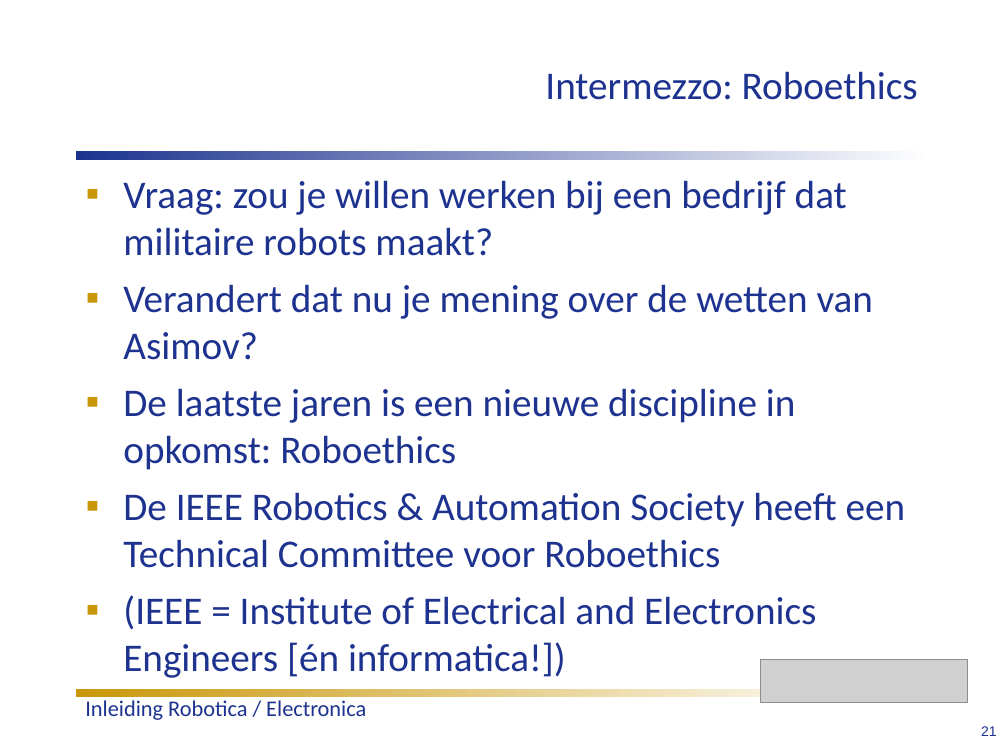
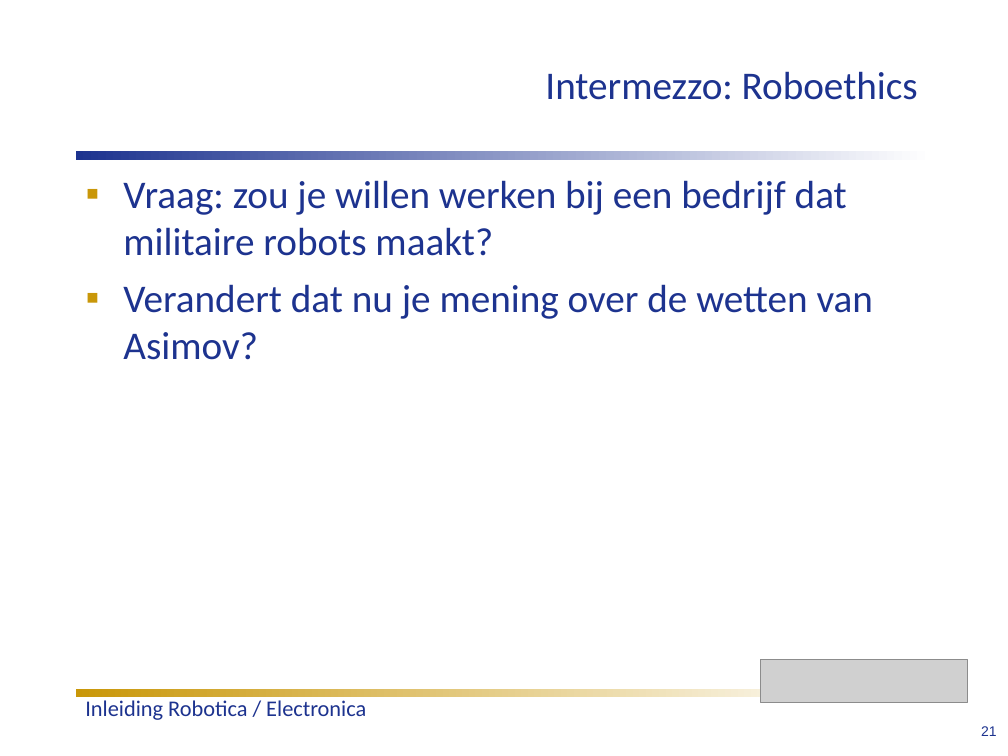
Before and after one commit to humiq/Greendevelopment, a slide deck: slide 7 of trunk/documents/Colleges/ISIROB College 1.ppt. Drawn at 1008x756 pixels with LibreOffice and Linux fonts; fonts in the diff are those of the drawing; grey boxes stand for pictures. Boxes give left, top, right and bottom in pixels: in the first picture for what was removed or moved away, otherwise in the second. Text is boxed around its words. In the diff, an @@ line names an element or a change of style, - is before the commit and + after.

Commit message:
Removed IEEE bullets.

```diff
--- a/trunk/documents/Colleges/ISIROB College 1.ppt
+++ b/trunk/documents/Colleges/ISIROB College 1.ppt
@@ text at bbox=[123, 388, 906, 678]: paragraphs removed @@
-▪ De laatste jaren is een nieuwe discipline in opkomst: Roboethics
-▪ De IEEE Robotics & Automation Society heeft een Technical Committee voor Roboethics
-▪ (IEEE = Institute of Electrical and Electronics Engineers [én informatica!])
```
